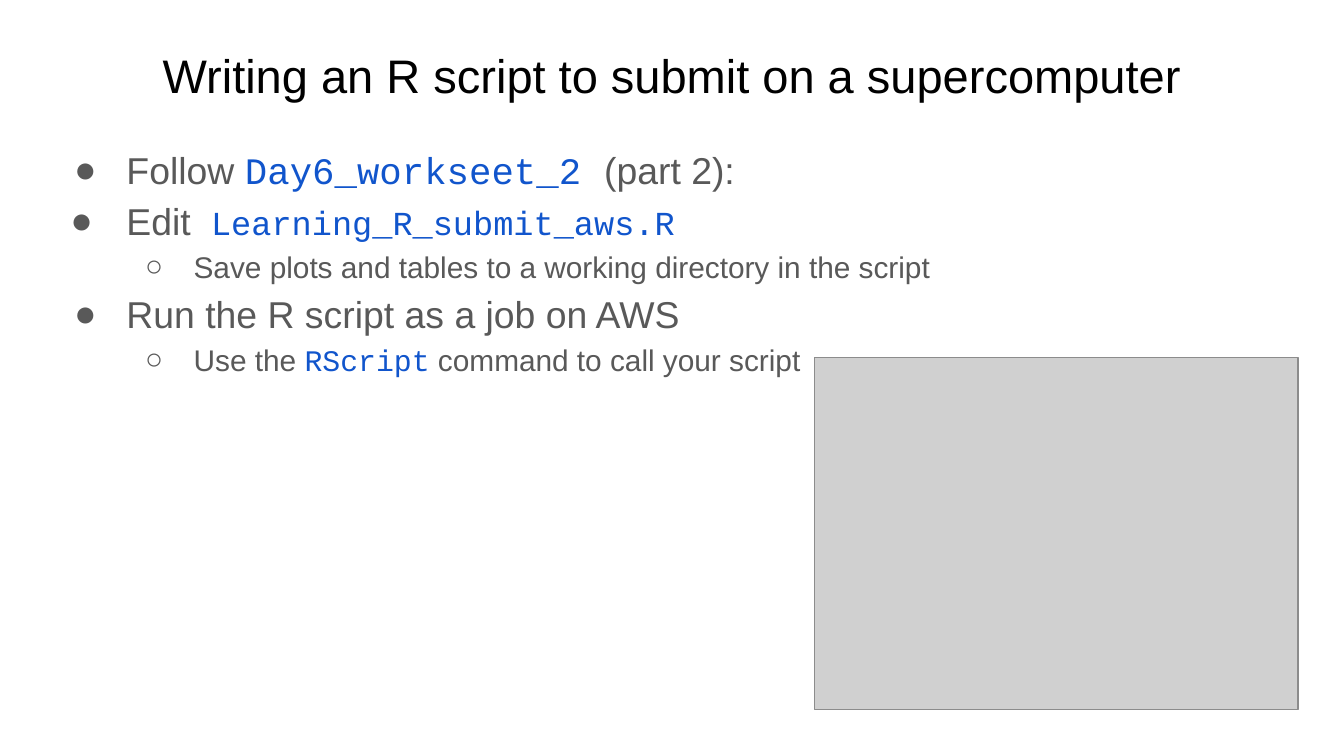
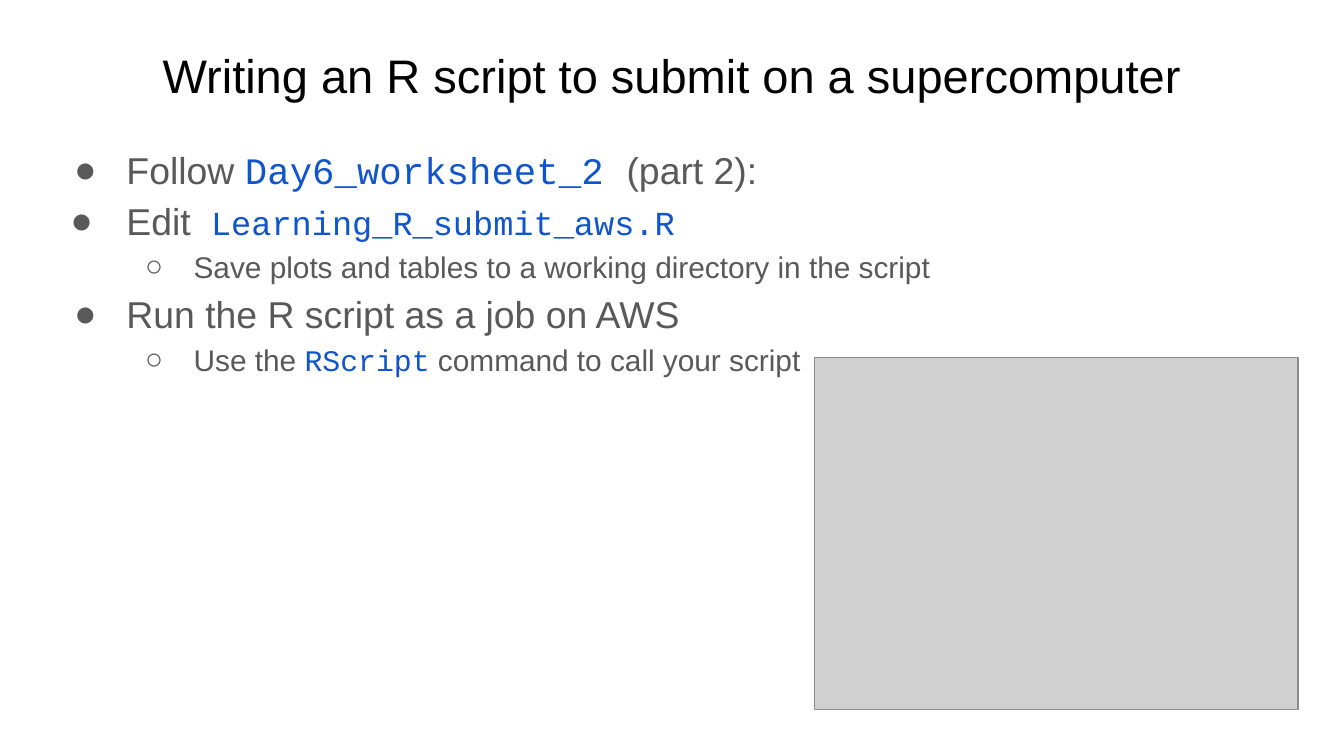
Before and after one commit to Dowell-Lab/srworkshop, a slide deck: slide 10 of day06/slides/Day6_slides.pptx. Drawn at 1344x756 pixels with LibreOffice and Linux fonts; fonts in the diff are those of the drawing; grey boxes stand for pictures. Boxes give left, top, right and bottom in pixels: in the first picture for what was removed or moved away, otherwise in the second. Text is boxed around its words. In the diff, an @@ line names an element or a change of style, - is before the commit and + after.

Commit message:
slides changes:
Former-commit-id: 1fb1c4dbed482fc9868c4e441310dc2df074c25e

```diff
--- a/day06/slides/Day6_slides.pptx
+++ b/day06/slides/Day6_slides.pptx
@@ text at (x1=126, y1=157, x2=758, y2=192): text changed @@
-● Follow Day6_workseet_2 (part 2):
+● Follow Day6_worksheet_2 (part 2):
```
